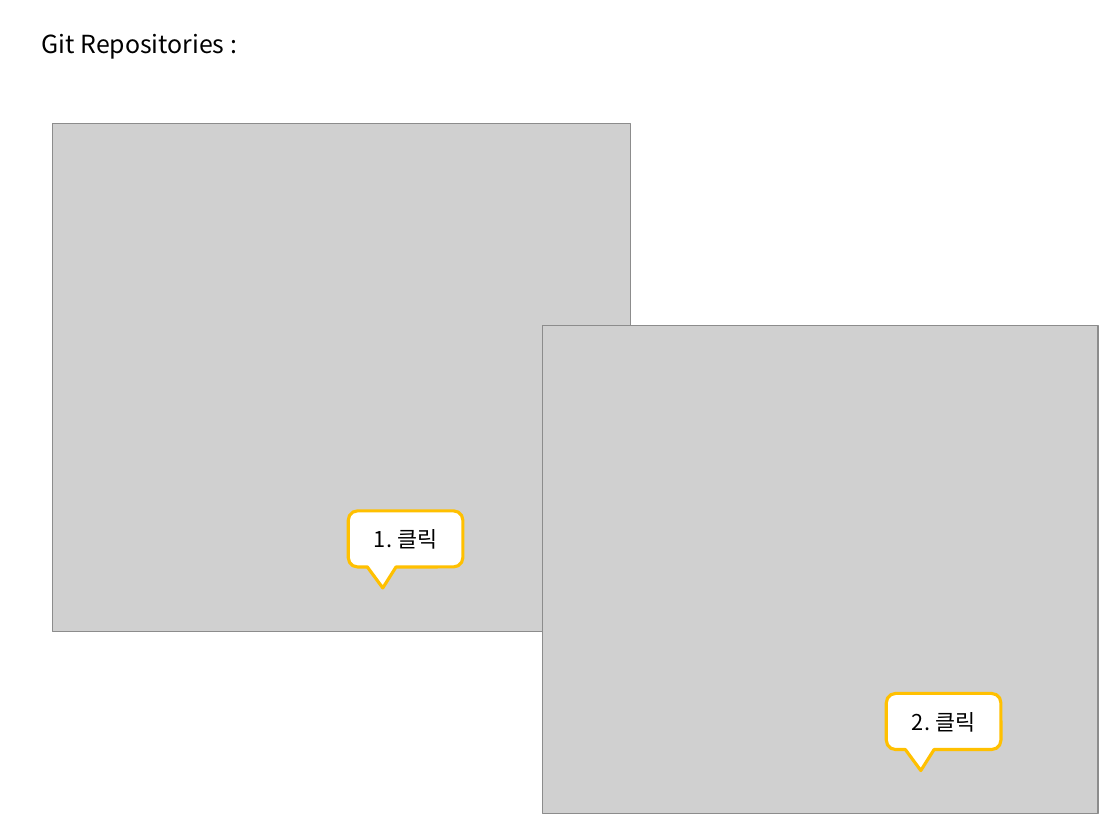
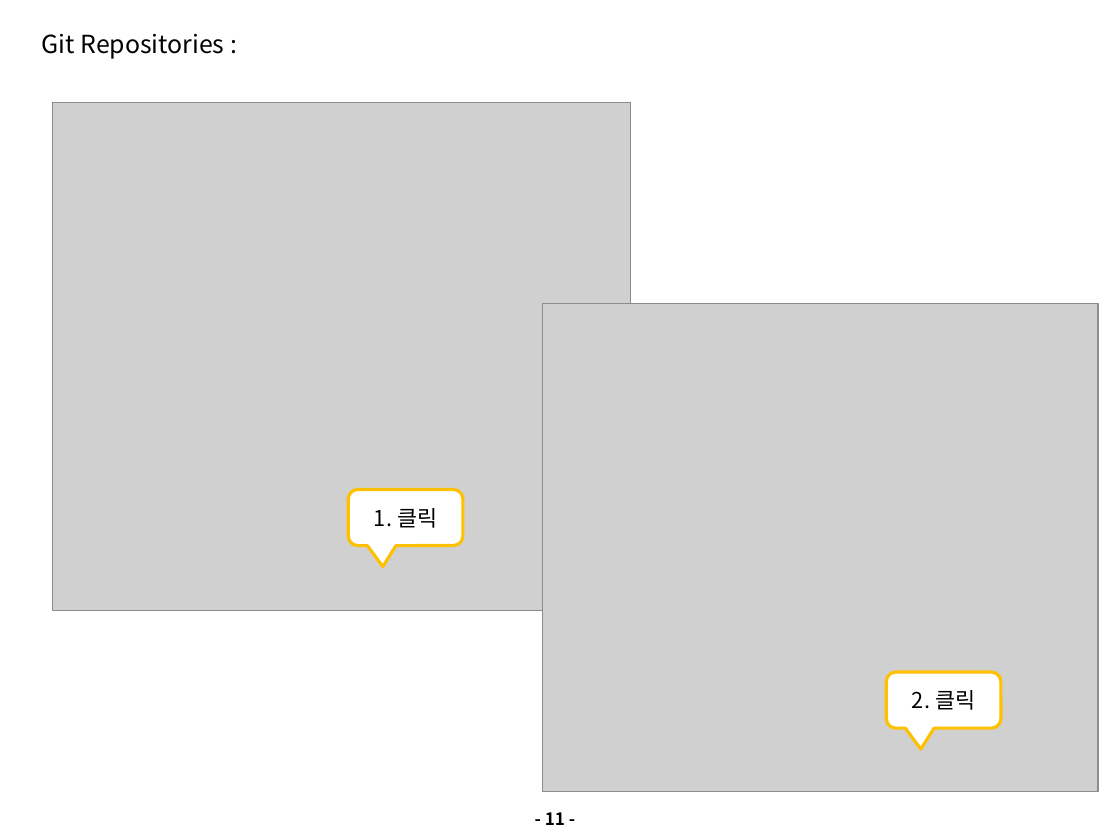
Before and after one commit to hgmin777/NEXCORE-UML-Modeler, a slide deck: slide 11 of wiki_files/NEXCORE UML Modeler_Developer Guide.pptx. Drawn at 1120x840 pixels with LibreOffice and Linux fonts; fonts in the diff are those of the drawing; grey boxes stand for pictures. Boxes give left, top, right and bottom in pixels: in the first picture for what was removed or moved away, otherwise in the second. Text is boxed around its words. In the diff, an @@ line names an element or a change of style, - is before the commit and + after.

```diff
--- a/wiki_files/NEXCORE UML Modeler_Developer Guide.pptx
+++ b/wiki_files/NEXCORE UML Modeler_Developer Guide.pptx
@@ 2 pictures, 2 rounded speech boxes: place and size @@
-2 pictures, 2 rounded speech boxes at [53,124,1098,813]
+2 pictures, 2 rounded speech boxes at [53,103,1098,792]
@@ page number added at [545,812,565,825], 11 pt, text #000000, bold @@
+- 11 -
```
Also in this commit, not shown: 16 other slides changed, 1 slide added.
